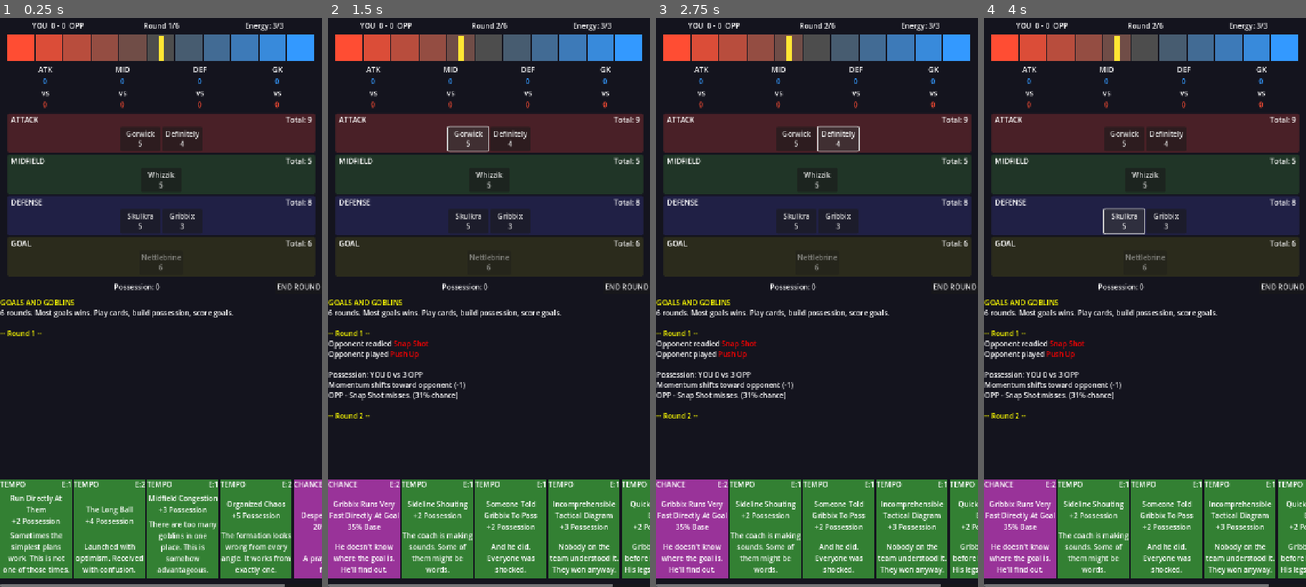
Above: before the commit, frames 1-4 (left to right).
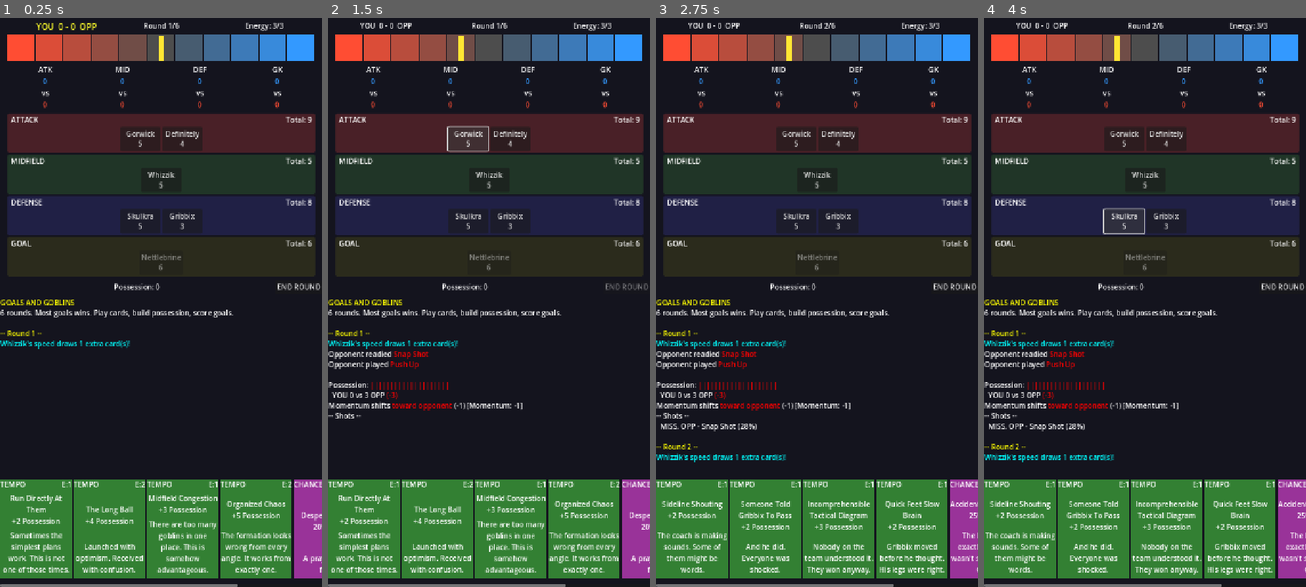
Above: after the commit, the same moments.

Repository: arhlunsford-drewlioski/laughing-octo-meme
Game: Godot game, scene res://scenes/match/match.tscn
Two runs of this game, one before a commit and one after it. Both use one fixed random seed, a clock stepped at 60 frames per second and the inputs below.
Inputs:
- Up to frame 1 (0.25 s): no input
- Up to frame 2 (1.5 s): click "END ROUND" at 0.5 s; click "Gorwick 5" at 1.25 s
- Up to frame 3 (2.75 s): click "Definitely 4" at 2 s
- Up to frame 4 (4 s): click "Whizzik 5" at 2.75 s; click "Skulkra 5" at 3.5 s

The runs differ from the first frame. In frame 1, 0.5% of the frame differs, in the area x 0-89%, y 0-100%; in frame 2, 10%, in the area x 0-100%, y 0-100%; in frame 3, 10%; in frame 4, 10%.

Commit message:
Sprint 1: Implement goblin passives, visual feedback, and play-again loop
Adds PassiveSystem with all 5 goblin passives (Gorwick tempo bonus,
Dave attack conversion, Skulkra defense penalty, Whizzik extra draw,
Nettlebrine keeper save). Adds momentum bar slide animation, score
flash on goal, suspense delays on chance resolution, possession bar
visualization, and Play Again button for rapid playtesting.

Co-Authored-By: Claude Opus 4.6 (1M context) <noreply@anthropic.com>

Diff:
--- a/scenes/match/match.gd
+++ b/scenes/match/match.gd
@@ -11,17 +11,26 @@
 @onready var end_round_btn: Button = %EndRoundBtn
 @onready var possession_label: Label = %PossessionLabel
 @onready var halftime_btn: Button = %HalftimeBtn
+@onready var play_again_btn: Button = %PlayAgainBtn
 
 # -- Game systems --
 var player_deck: Deck
 var opponent_deck: Deck
 var engine: MatchEngine
 var ai: AIOpponent
+var passives: PassiveSystem
 
 # Chance cards queued by the player this round
 var player_queued_chances: Array[CardData] = []
 
 func _ready() -> void:
+	# Connect UI signals once
+	hand_panel.card_selected.connect(_on_card_selected)
+	end_round_btn.pressed.connect(_on_end_round_pressed)
+	halftime_btn.pressed.connect(_on_halftime_continue)
+	play_again_btn.pressed.connect(_on_play_again_pressed)
+	formation_display.formation_changed.connect(_on_formation_changed)
+
 	_setup_match()
 	_start_match()
 
@@ -44,15 +53,14 @@
 	opponent_deck.initialize(CardDatabase.opponent_starter_deck())
 
 	engine = MatchEngine.new()
+	passives = PassiveSystem.new()
+	engine.passives = passives
 	ai = AIOpponent.new(opponent_deck)
 
-	# Connect UI
-	hand_panel.card_selected.connect(_on_card_selected)
-	end_round_btn.pressed.connect(_on_end_round_pressed)
-	halftime_btn.pressed.connect(_on_halftime_continue)
+	# Reset UI state
 	halftime_btn.visible = false
-
-	formation_display.formation_changed.connect(_on_formation_changed)
+	play_again_btn.visible = false
+
 	formation_display.setup(GameManager.player_formation, false)
 
 func _start_match() -> void:
@@ -80,10 +88,12 @@
 
 	# Draw cards
 	player_deck.discard_hand()
-	player_deck.draw_cards(GameManager.HAND_DRAW_SIZE)
+	var player_draw := GameManager.HAND_DRAW_SIZE + passives.extra_draw_count(true)
+	player_deck.draw_cards(player_draw)
 
 	opponent_deck.discard_hand()
-	opponent_deck.draw_cards(GameManager.HAND_DRAW_SIZE)
+	var opp_draw := GameManager.HAND_DRAW_SIZE + passives.extra_draw_count(false)
+	opponent_deck.draw_cards(opp_draw)
 
 	_refresh_hand()
 	_update_possession_display()
@@ -94,6 +104,8 @@
 	formation_display.set_interactive(false)
 
 	_log("[color=yellow]-- Round " + str(GameManager.current_round) + " --[/color]")
+	if player_draw > GameManager.HAND_DRAW_SIZE:
+		_log("[color=cyan]Whizzik's speed draws " + str(player_draw - GameManager.HAND_DRAW_SIZE) + " extra card(s)![/color]")
 
 # -- Halftime --
 
@@ -130,16 +142,20 @@
 	GameManager.start_round()
 
 	player_deck.discard_hand()
-	player_deck.draw_cards(GameManager.HAND_DRAW_SIZE)
+	var player_draw := GameManager.HAND_DRAW_SIZE + passives.extra_draw_count(true)
+	player_deck.draw_cards(player_draw)
 
 	opponent_deck.discard_hand()
-	opponent_deck.draw_cards(GameManager.HAND_DRAW_SIZE)
+	var opp_draw := GameManager.HAND_DRAW_SIZE + passives.extra_draw_count(false)
+	opponent_deck.draw_cards(opp_draw)
 
 	_refresh_hand()
 	_update_possession_display()
 	end_round_btn.disabled = false
 
 	_log("[color=yellow]-- Round " + str(GameManager.current_round) + " --[/color]")
+	if player_draw > GameManager.HAND_DRAW_SIZE:
+		_log("[color=cyan]Whizzik's speed draws " + str(player_draw - GameManager.HAND_DRAW_SIZE) + " extra card(s)![/color]")
 
 func _on_formation_changed() -> void:
 	GameManager.formation_changed.emit()
@@ -164,7 +180,10 @@
 	match played.card_type:
 		CardData.CardType.TEMPO:
 			engine.apply_tempo(played, true)
-			_log("Played [color=green]" + played.card_name + "[/color] (+" + str(played.possession_value) + " possession)")
+			var tempo_bonus := passives.tempo_possession_bonus(true)
+			if tempo_bonus > 0:
+				engine.player_possession += tempo_bonus
+			_log("Played [color=green]" + played.card_name + "[/color] (+" + str(played.possession_value) + " possession" + ("+" + str(tempo_bonus) + " passive" if tempo_bonus > 0 else "") + ")")
 		CardData.CardType.CHANCE:
 			engine.queue_chance(played, true)
 			player_queued_chances.append(played)
@@ -190,37 +209,59 @@
 	for card in ai_played:
 		match card.card_type:
 			CardData.CardType.TEMPO:
+				var tempo_bonus := passives.tempo_possession_bonus(false)
+				if tempo_bonus > 0:
+					engine.opponent_possession += tempo_bonus
 				_log("Opponent played [color=red]" + card.card_name + "[/color]")
 			CardData.CardType.CHANCE:
 				_log("Opponent readied [color=red]" + card.card_name + "[/color]")
 
+	await get_tree().create_timer(0.4).timeout
+
 	# 1. Resolve possession
 	_log("")
-	_log("Possession: YOU " + str(engine.player_possession) + " vs " + str(engine.opponent_possession) + " OPP")
+	var poss_diff := engine.player_possession - engine.opponent_possession
+	var poss_bar := _possession_bar(engine.player_possession, engine.opponent_possession)
+	_log("[color=white]Possession:[/color] " + poss_bar)
+	_log("  YOU " + str(engine.player_possession) + " vs " + str(engine.opponent_possession) + " OPP" + (" [color=green](+" + str(poss_diff) + ")[/color]" if poss_diff > 0 else " [color=red](" + str(poss_diff) + ")[/color]" if poss_diff < 0 else " (even)"))
+
 	var momentum_shift := engine.resolve_possession()
 	if momentum_shift != 0:
 		GameManager.shift_momentum(momentum_shift)
-		var direction := "toward you" if momentum_shift > 0 else "toward opponent"
-		_log("Momentum shifts " + direction + " (" + ("+" if momentum_shift > 0 else "") + str(momentum_shift) + ")")
+		var direction := "[color=green]toward you[/color]" if momentum_shift > 0 else "[color=red]toward opponent[/color]"
+		_log("Momentum shifts " + direction + " (" + ("+" if momentum_shift > 0 else "") + str(momentum_shift) + ") [Momentum: " + str(GameManager.momentum) + "]")
 	else:
-		_log("Momentum holds.")
+		_log("Momentum holds. [Momentum: " + str(GameManager.momentum) + "]")
+
+	await get_tree().create_timer(0.5).timeout
 
 	# 2. Resolve chance cards
 	var results := engine.resolve_all_chances(GameManager.momentum)
-	for result in results:
-		var card: CardData = result["card"]
-		var is_player: bool = result["is_player"]
-		var converted: bool = result["converted"]
-		var threshold: float = result["threshold"]
-		var side := "YOU" if is_player else "OPP"
-
-		if converted:
-			GameManager.add_goal(is_player)
-			_log("[color=yellow]GOAL! " + side + " - " + card.card_name + " converts! (" + str(roundi(threshold * 100)) + "% chance)[/color]")
-		else:
-			_log(side + " - " + card.card_name + " misses. (" + str(roundi(threshold * 100)) + "% chance)")
-
-	_log("")
+	if results.is_empty():
+		_log("[color=gray]No shots this round.[/color]")
+	else:
+		_log("[color=white]-- Shots --[/color]")
+		for result in results:
+			await get_tree().create_timer(0.6).timeout
+
+			var card: CardData = result["card"]
+			var is_player: bool = result["is_player"]
+			var converted: bool = result["converted"]
+			var threshold: float = result["threshold"]
+			var saved: bool = result["saved"]
+			var side := "YOU" if is_player else "OPP"
+
+			if saved:
+				_log("[color=cyan]  SAVED! " + side + " - " + card.card_name + " beaten by the keeper! (" + str(roundi(threshold * 100)) + "%)[/color]")
+			elif converted:
+				GameManager.add_goal(is_player)
+				_log("[color=yellow]  GOAL! " + side + " - " + card.card_name + " converts! (" + str(roundi(threshold * 100)) + "%)[/color]")
+			else:
+				_log("  MISS. " + side + " - " + card.card_name + " (" + str(roundi(threshold * 100)) + "%)")
+
+	_log("")
+
+	await get_tree().create_timer(0.3).timeout
 
 	# 3. End of round
 	GameManager.set_phase(GameManager.Phase.ROUND_END)
@@ -242,6 +283,14 @@
 	else:
 		_log("[color=yellow]DRAW. Nobody dies today. Probably.[/color]")
 
+	play_again_btn.visible = true
+
+func _on_play_again_pressed() -> void:
+	play_again_btn.visible = false
+	log_label.clear()
+	_setup_match()
+	_start_match()
+
 # -- UI helpers --
 
 func _refresh_hand() -> void:
@@ -252,3 +301,13 @@
 
 func _log(text: String) -> void:
 	log_label.append_text(text + "\n")
+
+func _possession_bar(player: int, opponent: int) -> String:
+	var total := player + opponent
+	if total == 0:
+		return "[color=gray]------[/color]"
+	var player_ratio := float(player) / float(total)
+	var bar_len := 20
+	var player_ticks := roundi(player_ratio * bar_len)
+	var opp_ticks := bar_len - player_ticks
+	return "[color=green]" + "|".repeat(player_ticks) + "[/color][color=red]" + "|".repeat(opp_ticks) + "[/color]"
--- a/scenes/match/match.tscn
+++ b/scenes/match/match.tscn
@@ -92,6 +92,12 @@
 layout_mode = 2
 text = "CONTINUE"
 
+[node name="PlayAgainBtn" type="Button" parent="MainLayout/StatusRow"]
+unique_name_in_owner = true
+visible = false
+layout_mode = 2
+text = "PLAY AGAIN"
+
 [node name="LogScroll" type="ScrollContainer" parent="MainLayout"]
 layout_mode = 2
 size_flags_vertical = 3
--- a/scenes/ui/card_ui.gd
+++ b/scenes/ui/card_ui.gd
@@ -46,6 +46,11 @@
 
 	flavor_label.text = card_data.flavor_text
 
+func play_animation() -> void:
+	var tween := create_tween()
+	tween.tween_property(self, "scale", Vector2(0.8, 0.8), 0.15).set_ease(Tween.EASE_IN)
+	tween.parallel().tween_property(self, "modulate:a", 0.0, 0.15)
+
 func _gui_input(event: InputEvent) -> void:
 	if event is InputEventMouseButton and event.pressed and event.button_index == MOUSE_BUTTON_LEFT:
 		if card_data and card_data.is_playable():
--- a/scenes/ui/momentum_bar.gd
+++ b/scenes/ui/momentum_bar.gd
@@ -6,8 +6,10 @@
 const OPPONENT_COLOR := Color(1.0, 0.3, 0.2)  # Red
 const NEUTRAL_COLOR := Color(0.3, 0.3, 0.3)   # Gray
 const MARKER_COLOR := Color(1.0, 0.9, 0.2)    # Yellow marker
+const SLIDE_DURATION: float = 0.4
 
 var current_momentum: int = 0
+var display_momentum: float = 0.0  # Animated value for smooth sliding
 
 func _ready() -> void:
 	GameManager.momentum_changed.connect(_on_momentum_changed)
@@ -15,10 +17,17 @@
 
 func _on_momentum_changed(new_value: int) -> void:
 	current_momentum = new_value
+	var tween := create_tween()
+	tween.tween_property(self, "display_momentum", float(new_value), SLIDE_DURATION).set_ease(Tween.EASE_OUT).set_trans(Tween.TRANS_CUBIC)
+	tween.tween_callback(queue_redraw)
+	# Redraw every frame during tween
+	tween.set_loops(1)
+	set_process(true)
+
+func _process(_delta: float) -> void:
 	queue_redraw()
 
 func _draw() -> void:
-	var bar_rect := Rect2(Vector2.ZERO, size)
 	var tick_width: float = size.x / TICK_COUNT
 
 	for i in TICK_COUNT:
@@ -35,8 +44,12 @@
 
 		draw_rect(rect, color)
 
-	# Draw current position marker
-	var marker_index: int = current_momentum + 5  # Convert -5..+5 to 0..10
-	var marker_x: float = marker_index * tick_width + tick_width * 0.5
+	# Draw current position marker (uses animated display_momentum)
+	var marker_pos: float = display_momentum + 5.0  # Convert -5..+5 to 0..10
+	var marker_x: float = marker_pos * tick_width + tick_width * 0.5
 	var marker_rect := Rect2(marker_x - 6, 2, 12, size.y - 4)
 	draw_rect(marker_rect, MARKER_COLOR)
+
+	# Stop processing when animation is done
+	if absf(display_momentum - float(current_momentum)) < 0.01:
+		set_process(false)
--- a/scenes/ui/score_display.gd
+++ b/scenes/ui/score_display.gd
@@ -18,9 +18,18 @@
 
 func _on_score_changed(player: int, opponent: int) -> void:
 	score_label.text = "YOU  " + str(player) + " - " + str(opponent) + "  OPP"
+	_flash_score()
 
 func _on_round_started(round_num: int) -> void:
 	round_label.text = "Round " + str(round_num) + "/" + str(GameManager.MAX_ROUNDS)
 
 func _on_energy_changed(new_energy: int) -> void:
 	energy_label.text = "Energy: " + str(new_energy) + "/" + str(GameManager.ENERGY_PER_ROUND)
+
+func _flash_score() -> void:
+	var original_color := score_label.modulate
+	var tween := create_tween()
+	tween.tween_property(score_label, "modulate", Color.YELLOW, 0.1)
+	tween.tween_property(score_label, "scale", Vector2(1.2, 1.2), 0.1)
+	tween.tween_property(score_label, "modulate", original_color, 0.3)
+	tween.parallel().tween_property(score_label, "scale", Vector2.ONE, 0.3)
--- a/scripts/match_engine.gd
+++ b/scripts/match_engine.gd
@@ -1,6 +1,8 @@
 class_name MatchEngine
 extends RefCounted
 ## Resolves a single round: Possession comparison, Momentum shift, Chance conversion.
+
+var passives: PassiveSystem
 
 # Round accumulators - reset each round
 var player_possession: int = 0
@@ -44,7 +46,7 @@
 	return 0
 
 func resolve_chance(card: CardData, momentum: int, is_player: bool) -> Dictionary:
-	## Returns { "converted": bool, "roll": float, "threshold": float }
+	## Returns { "converted": bool, "roll": float, "threshold": float, "saved": bool }
 	var momentum_bonus: float
 	if is_player:
 		momentum_bonus = momentum * 0.03
@@ -56,13 +58,29 @@
 	var def_zones: Dictionary = GameManager.get_opponent_zones() if is_player else GameManager.get_player_zones()
 	var zone_bonus: float = (atk_zones["attack"] - def_zones["defense"]) * 0.02
 
-	var threshold: float = clampf(card.base_conversion + momentum_bonus + zone_bonus, 0.05, 0.95)
+	# Goblin passive modifiers
+	var passive_bonus: float = 0.0
+	var passive_penalty: float = 0.0
+	if passives:
+		passive_bonus = passives.chance_conversion_bonus(is_player)
+		passive_penalty = passives.chance_conversion_penalty(not is_player)
+
+	var threshold: float = clampf(card.base_conversion + momentum_bonus + zone_bonus + passive_bonus - passive_penalty, 0.05, 0.95)
 	var roll: float = randf()
+	var converted: bool = roll <= threshold
+
+	# Keeper save check - defender's keeper can negate a goal
+	var saved: bool = false
+	if converted and passives:
+		saved = passives.try_keeper_save(not is_player)
+		if saved:
+			converted = false
 
 	return {
-		"converted": roll <= threshold,
+		"converted": converted,
 		"roll": roll,
 		"threshold": threshold,
+		"saved": saved,
 	}
 
 func resolve_all_chances(momentum: int) -> Array[Dictionary]:
--- /dev/null
+++ b/scripts/passive_system.gd
@@ -0,0 +1,80 @@
+class_name PassiveSystem
+extends RefCounted
+## Centralized goblin passive ability resolution.
+## Queries formations and returns modifiers for the match engine and controller.
+
+# -- Keeper save tracking --
+var player_keeper_save_used: bool = false
+var opponent_keeper_save_used: bool = false
+
+func reset() -> void:
+	player_keeper_save_used = false
+	opponent_keeper_save_used = false
+
+# -- Tempo passive: Gorwick (+1 Possession per Tempo card played) --
+
+func tempo_possession_bonus(is_player: bool) -> int:
+	var formation: Formation = GameManager.player_formation if is_player else GameManager.opponent_formation
+	if formation == null:
+		return 0
+	var bonus: int = 0
+	for goblin in formation.get_all_outfield():
+		if goblin.passive_description.begins_with("Adds +1 Possession"):
+			bonus += 1
+	return bonus
+
+# -- Chance conversion modifiers from goblins --
+
+func chance_conversion_bonus(is_player: bool) -> float:
+	## Returns bonus to add to this side's Chance conversion threshold.
+	var formation: Formation = GameManager.player_formation if is_player else GameManager.opponent_formation
+	if formation == null:
+		return 0.0
+	var bonus: float = 0.0
+	# "Definitely Not Offside Dave" - +5% Chance conversion when in Attack zone
+	for goblin in formation.attack:
+		if goblin.passive_description.begins_with("Chance cards gain +5%"):
+			bonus += 0.05
+	return bonus
+
+func chance_conversion_penalty(is_defender: bool) -> float:
+	## Returns penalty to subtract from the opposing side's Chance conversion.
+	var formation: Formation = GameManager.player_formation if is_defender else GameManager.opponent_formation
+	if formation == null:
+		return 0.0
+	var penalty: float = 0.0
+	# "Skulkra Ironshins" - reduces opponent Chance conversion by 3% when in Defense
+	for goblin in formation.defense:
+		if goblin.passive_description.begins_with("Reduces opponent Chance"):
+			penalty += 0.03
+	return penalty
+
+# -- Draw bonus: Whizzik (+1 card if in Midfield) --
+
+func extra_draw_count(is_player: bool) -> int:
+	var formation: Formation = GameManager.player_formation if is_player else GameManager.opponent_formation
+	if formation == null:
+		return 0
+	var extra: int = 0
+	for goblin in formation.midfield:
+		if goblin.passive_description.begins_with("Draws an extra card"):
+			extra += 1
+	return extra
+
+# -- Keeper save: Nettlebrine (once per match, negate a goal) --
+
+func try_keeper_save(is_player: bool) -> bool:
+	## Returns true if the keeper negates this goal. Consumes the save.
+	var formation: Formation = GameManager.player_formation if is_player else GameManager.opponent_formation
+	if formation == null or formation.keeper == null:
+		return false
+	if not formation.keeper.passive_description.begins_with("Once per match"):
+		return false
+
+	if is_player and not player_keeper_save_used:
+		player_keeper_save_used = true
+		return true
+	elif not is_player and not opponent_keeper_save_used:
+		opponent_keeper_save_used = true
+		return true
+	return false
